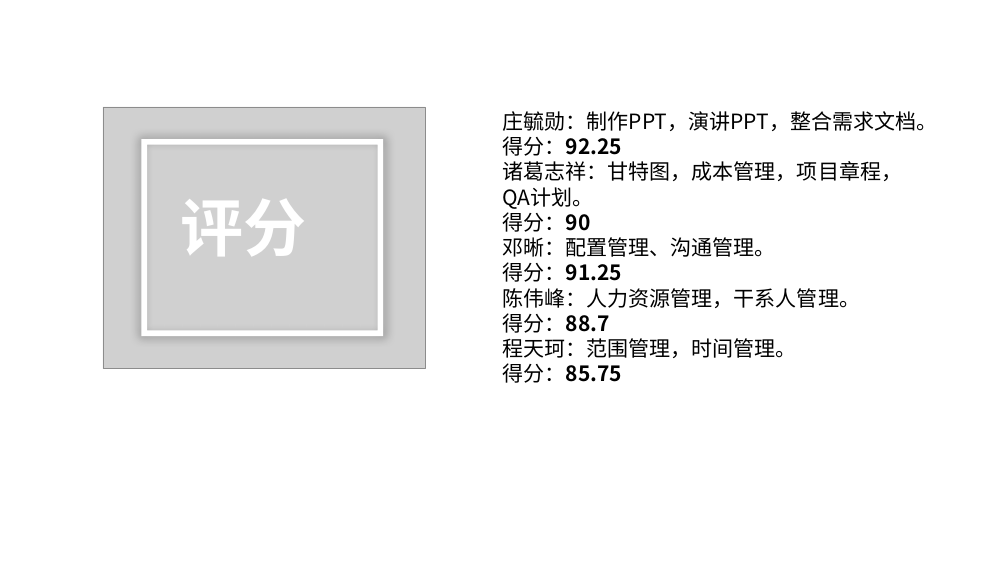
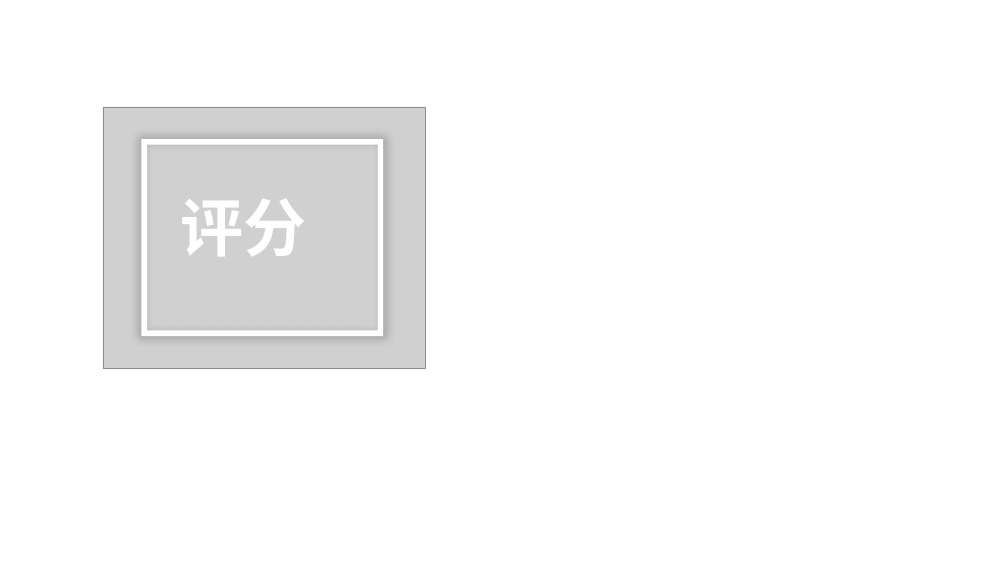
Before and after one commit to SarielX98/PRD2018G14, a slide deck: slide 49 of 受控文档/软件需求工程/2项目计划/PRD2018-G14-软件需求工程审核PPT.pptx (slide 50 before the commit). Drawn at 1008x567 pixels with LibreOffice and Linux fonts; fonts in the diff are those of the drawing; grey boxes stand for pictures; background and template pictures are left out. Boxes give left, top, right and bottom in pixels: in the first picture for what was removed or moved away, otherwise in the second. Text is boxed around its words. In the diff, an @@ line names an element or a change of style, - is before the commit and + after.

```diff
--- a/受控文档/软件需求工程/2项目计划/PRD2018-G14-软件需求工程审核PPT.pptx
+++ b/受控文档/软件需求工程/2项目计划/PRD2018-G14-软件需求工程审核PPT.pptx
@@ text removed at (x1=503, y1=111, x2=938, y2=383) @@
-庄毓勋：制作PPT，演讲PPT，整合需求文档。得分：92.25
-诸葛志祥：甘特图，成本管理，项目章程，QA计划。
-得分：90
-邓晰：配置管理、沟通管理。
-得分：91.25
-陈伟峰：人力资源管理，干系人管理。
-得分：88.7
-程天珂：范围管理，时间管理。
-得分：85.75
```
Also in this commit, not shown: 3 other slides changed, 1 slide removed.
